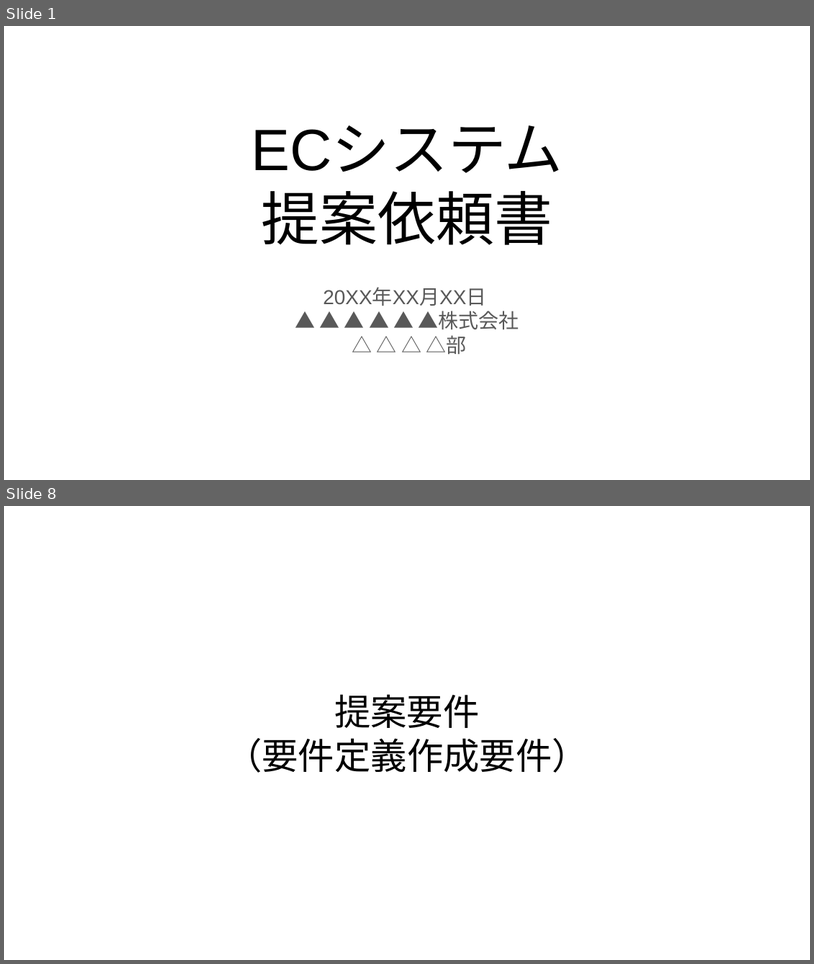
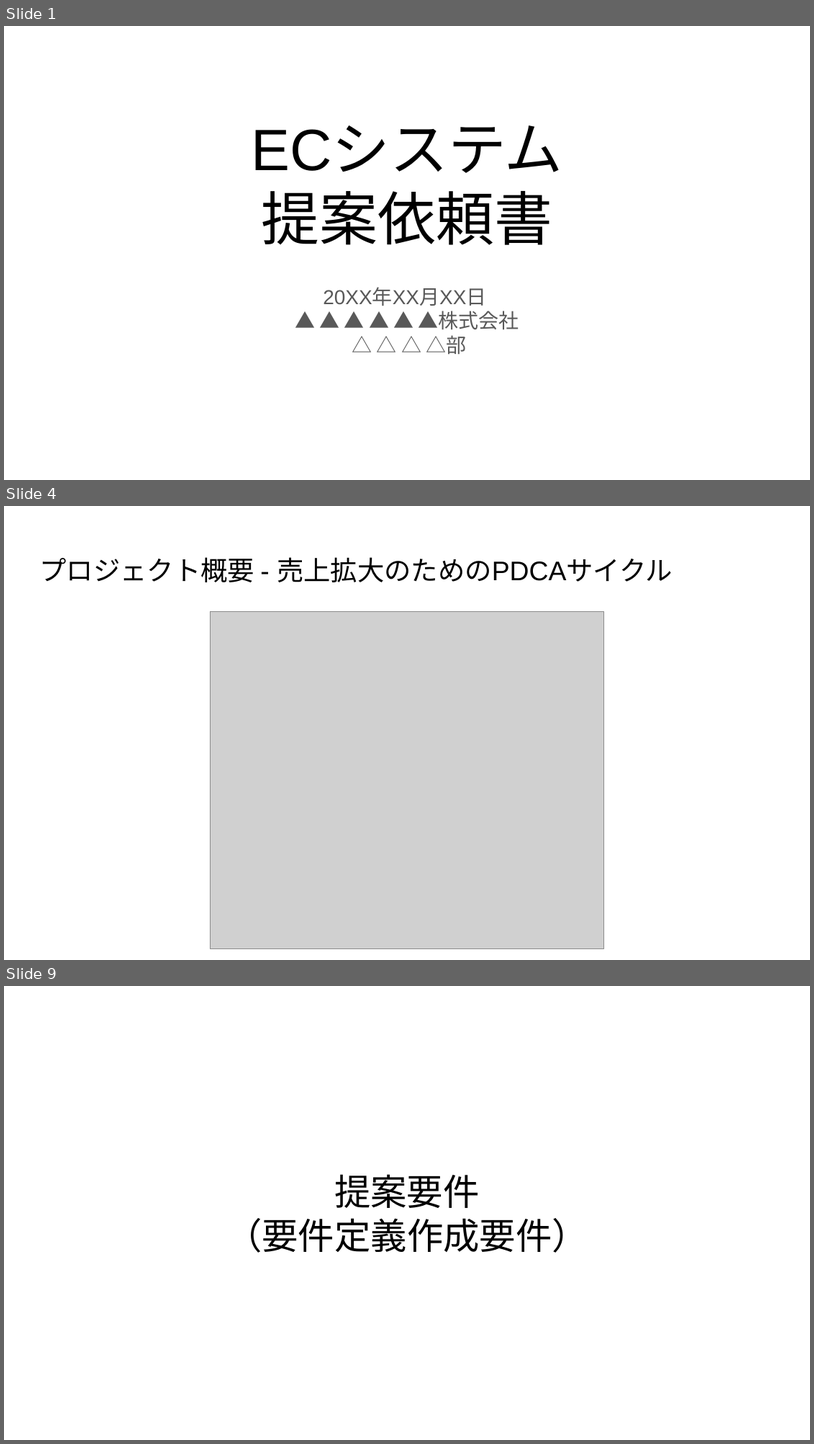
Before and after one commit to tomoriyamaaa/pm-cause-ec, a slide deck: RFP/RFP.pptx. Shown one above the other, each under a label of ours: slides 1 and 8 before the commit, slides 1, 4 and 9 after it; the slides between them are not shown. The pictures are 814x964 and 814x1444 pixels, drawn with LibreOffice and Linux fonts; fonts in the diff are those of the drawing; grey boxes stand for pictures. Boxes give left, top, right and bottom in pixels: in the first picture for what was removed or moved away, otherwise in the second. Text is boxed around its words. In the diff, an @@ line names an element or a change of style, - is before the commit and + after.

```diff
--- a/RFP/RFP.pptx
+++ b/RFP/RFP.pptx
@@ slide 4 added at bbox=[4, 506, 810, 960], background #FFFFFF @@
@@ title added at bbox=[39, 557, 673, 582], 24 pt, text #000000 @@
+プロジェクト概要 - 売上拡大のためのPDCAサイクル
@@ picture added at bbox=[211, 612, 604, 949] @@
@@ what was slide 8 is now slide 9 @@
```
Also in this commit, not shown: 9 slides changed, 3 other slides added.
